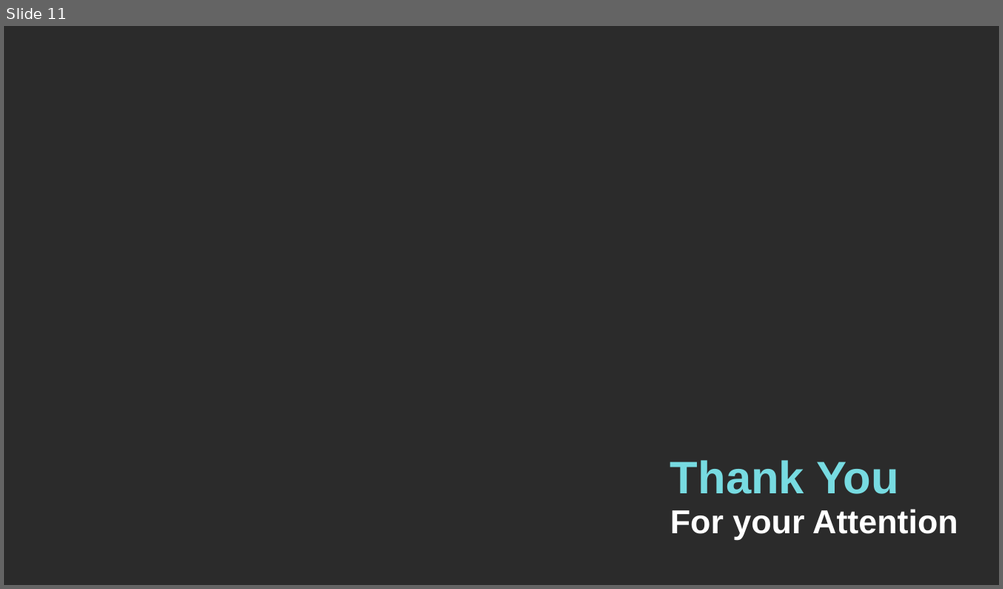
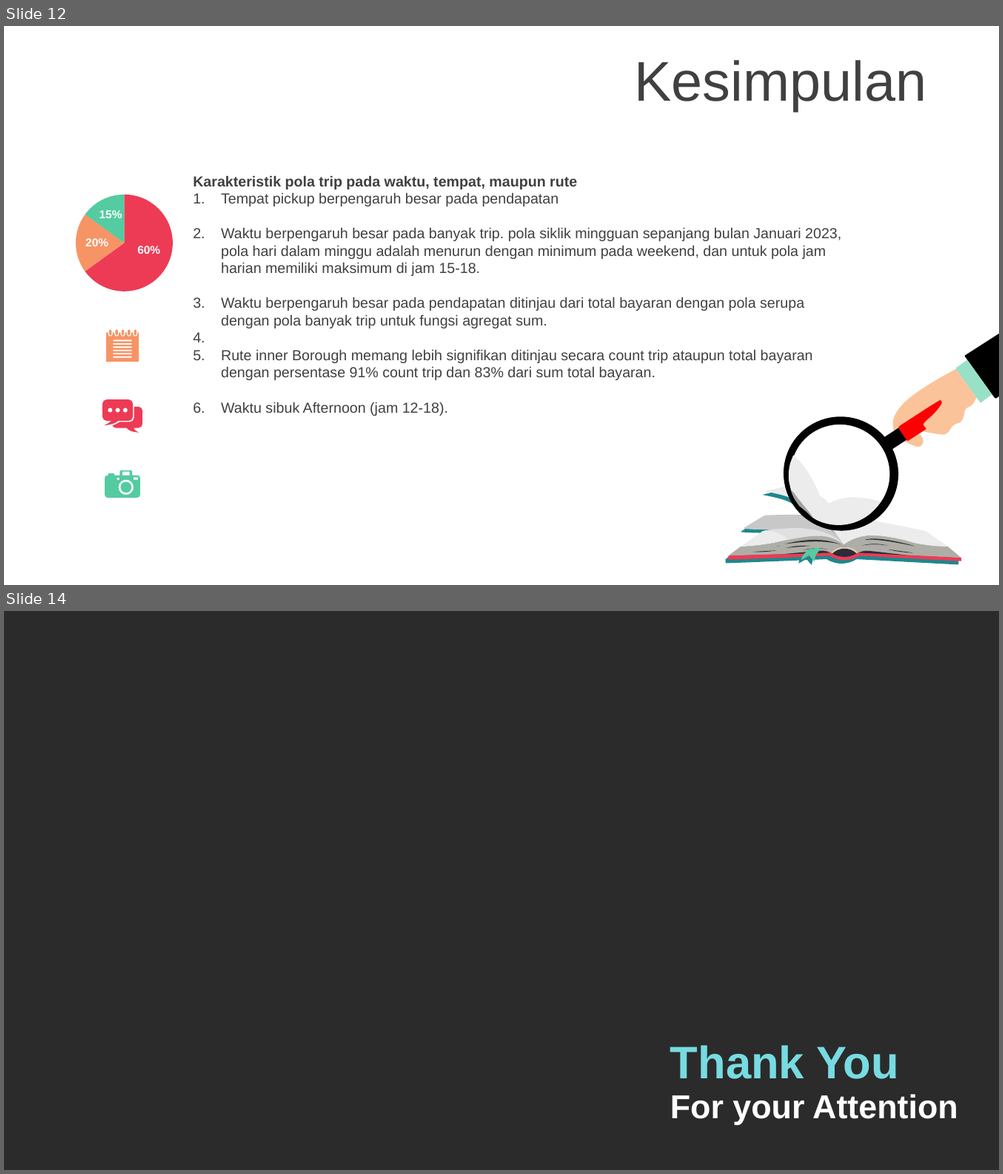
Before and after one commit to robbenrba/capstoneModule2, a slide deck: capstoneModule2_RobertoBenedict.pptx. Shown one above the other, each under a label of ours: slide 11 before the commit, slides 12 and 14 after it; the slides between them are not shown. The pictures are 1003x589 and 1003x1174 pixels, drawn with LibreOffice and Linux fonts; fonts in the diff are those of the drawing; background and template pictures are left out; a plain dark background stands for a picture behind light text. Boxes give left, top, right and bottom in pixels: in the first picture for what was removed or moved away, otherwise in the second. Text is boxed around its words. In the diff, an @@ line names an element or a change of style, - is before the commit and + after.

```diff
--- a/capstoneModule2_RobertoBenedict.pptx
+++ b/capstoneModule2_RobertoBenedict.pptx
@@ slide 12 added at <box>4,26,999,585</box>, background #FFFFFF @@
@@ text added at <box>634,60,927,111</box>, 54 pt, text #404040 @@
+Kesimpulan
@@ text added at <box>193,175,841,416</box>, 14 pt, text #404040 @@
+Karakteristik pola trip pada waktu, tempat, maupun rute
+1. Tempat pickup berpengaruh besar pada pendapatan
+2. Waktu berpengaruh besar pada banyak trip. pola siklik mingguan sepanjang bulan Januari 2023, pola hari dalam minggu adalah menurun dengan minimum pada weekend, dan untuk pola jam harian memiliki maksimum di jam 15-18.
+3. Waktu berpengaruh besar pada pendapatan ditinjau dari total bayaran dengan pola serupa dengan pola banyak trip untuk fungsi agregat sum.
+4. Rute inner Borough memang lebih signifikan ditinjau secara count trip ataupun total bayaran dengan persentase 91% count trip dan 83% dari sum total bayaran.
+5. Waktu sibuk Afternoon (jam 12-18).
@@ pie chart added at <box>65,183,183,304</box> @@
+categories: 1, 2, 3
+Series 1: 65, 20, 15
@@ text added at <box>99,210,122,218</box>, 11 pt, text #FFFFFF, bold @@
+15%
@@ text added at <box>85,238,108,247</box>, 11 pt, text #FFFFFF, bold @@
+20%
@@ text added at <box>137,246,160,254</box>, 11 pt, text #FFFFFF, bold @@
+60%
@@ freeform shape added at <box>106,329,138,362</box>, fill #F79465 @@
@@ freeform shape added at <box>102,400,143,432</box>, fill #ED3B55 @@
@@ group added at <box>764,282,999,551</box>: 7 freeform shapes @@
@@ freeform shape added at <box>105,471,140,497</box>, fill #54CBA0 @@
@@ group added at <box>726,485,962,565</box>: 10 freeform shapes @@
@@ what was slide 11 is now slide 14 @@
```
Also in this commit, not shown: 2 slides changed, 3 other slides added, 1 slide removed.
